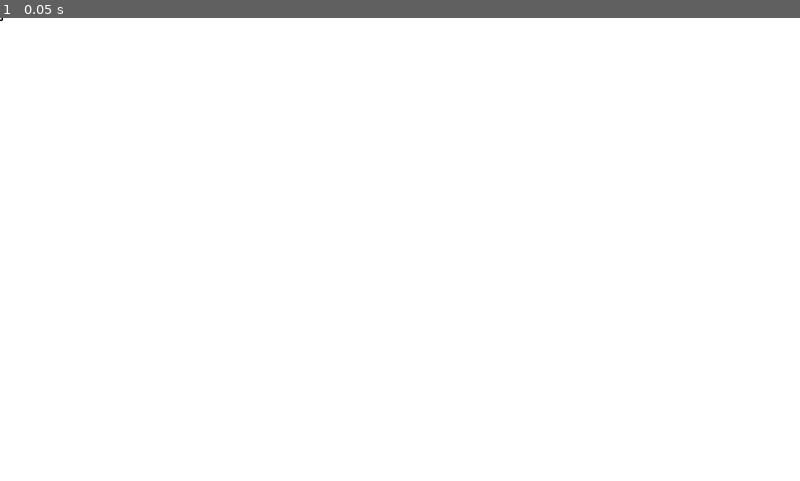
Above: before the commit, frame 1.
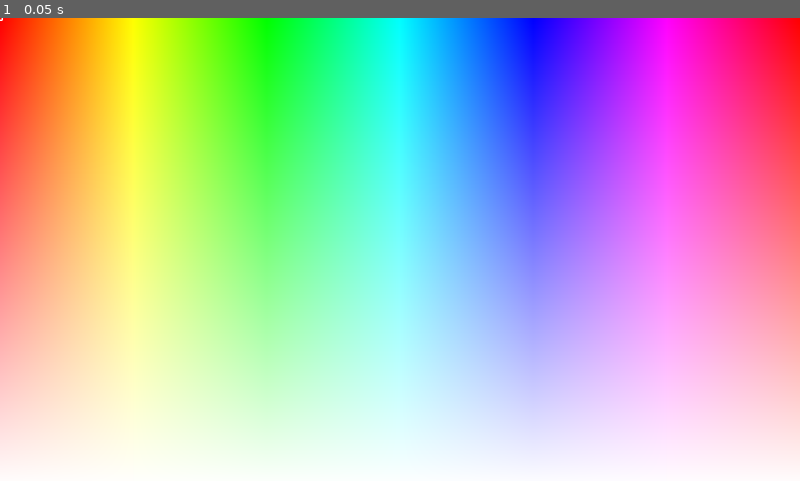
Above: after the commit, the same moment.

Repository: swip3798/BeatNeon
Game: Godot game, scene res://widgets/HueRect.tscn
The game is run twice, just before and just after one commit, with the same random seed, the same clock (stepped at 60 frames per second) and the same inputs. This scene is started directly instead of the project's main scene.
Inputs:
- Up to frame 1 (0.05 s): no input

The runs differ from the first frame. In frame 1, 92% of the frame differs, in the area x 0-100%, y 0-92%.

Commit message:
Changed HueRectShader to visual shader

Diff:
--- a/res/HueRect.shader
+++ /dev/null
@@ -1,13 +0,0 @@
-shader_type canvas_item;
-
-vec3 hsv2rgb(vec3 c)
-{
-    vec4 K = vec4(1.0, 2.0 / 3.0, 1.0 / 3.0, 3.0);
-    vec3 p = abs(fract(c.xxx + K.xyz) * 6.0 - K.www);
-    return c.z * mix(K.xxx, clamp(p - K.xxx, 0.0, 1.0), c.y);
-}
-
-void fragment() {
-	vec3 rgb = hsv2rgb(vec3(UV.x, 1.0 - UV.y, 1.0));
-	COLOR.rgb = rgb;
-}
--- /dev/null
+++ b/res/HueRectShader.tres
@@ -0,0 +1,84 @@
+[gd_resource type="VisualShader" load_steps=6 format=2]
+
+[sub_resource type="VisualShaderNodeVectorFunc" id=1]
+function = 5
+
+[sub_resource type="VisualShaderNodeInput" id=2]
+input_name = "uv"
+
+[sub_resource type="VisualShaderNodeVectorDecompose" id=3]
+
+[sub_resource type="VisualShaderNodeVectorCompose" id=4]
+default_input_values = [ 0, 0.0, 1, 0.0, 2, 1.0 ]
+
+[sub_resource type="VisualShaderNodeScalarOp" id=5]
+default_input_values = [ 0, 1.0, 1, 0.0 ]
+operator = 1
+
+[resource]
+code = "shader_type canvas_item;
+
+
+
+void vertex() {
+// Output:0
+
+}
+
+void fragment() {
+// Input:3
+	vec3 n_out3p0;
+	n_out3p0 = vec3(UV,0.0);
+
+// VectorDecompose:4
+	float n_out4p0;
+	float n_out4p1;
+	float n_out4p2;
+	n_out4p0 = n_out3p0.x;
+	n_out4p1 = n_out3p0.y;
+	n_out4p2 = n_out3p0.z;
+
+// ScalarOp:6
+	float n_in6p0 = 1.00000;
+	float n_out6p0;
+	n_out6p0 = n_in6p0 - n_out4p1;
+
+// VectorCompose:5
+	float n_in5p2 = 1.00000;
+	vec3 n_out5p0;
+	n_out5p0 = vec3( n_out4p0 , n_out6p0 , n_in5p2 );
+
+// VectorFunc:2
+	vec3 n_out2p0;
+	{
+		vec3 c = n_out5p0;
+		vec4 K = vec4(1.0, 2.0 / 3.0, 1.0 / 3.0, 3.0);
+		vec3 p = abs(fract(c.xxx + K.xyz) * 6.0 - K.www);
+		n_out2p0=c.z * mix(K.xxx, clamp(p - K.xxx, 0.0, 1.0), c.y);
+	}
+
+// Output:0
+	COLOR.rgb = n_out2p0;
+
+}
+
+void light() {
+// Output:0
+
+}
+"
+graph_offset = Vector2( 39, -156 )
+mode = 1
+flags/light_only = false
+nodes/fragment/0/position = Vector2( 1000, 160 )
+nodes/fragment/2/node = SubResource( 1 )
+nodes/fragment/2/position = Vector2( 720, 140 )
+nodes/fragment/3/node = SubResource( 2 )
+nodes/fragment/3/position = Vector2( -160, 140 )
+nodes/fragment/4/node = SubResource( 3 )
+nodes/fragment/4/position = Vector2( 0, 140 )
+nodes/fragment/5/node = SubResource( 4 )
+nodes/fragment/5/position = Vector2( 460, 140 )
+nodes/fragment/6/node = SubResource( 5 )
+nodes/fragment/6/position = Vector2( 260, 200 )
+nodes/fragment/connections = PoolIntArray( 2, 0, 0, 0, 3, 0, 4, 0, 4, 0, 5, 0, 4, 1, 6, 1, 6, 0, 5, 1, 5, 0, 2, 0 )
--- a/widgets/HueRect.tscn
+++ b/widgets/HueRect.tscn
@@ -1,47 +1,23 @@
 [gd_scene load_steps=7 format=2]
 
-[ext_resource path="res://widgets/HueRect.gd" type="Script" id=1]
-[ext_resource path="res://res/xor.shader" type="Shader" id=2]
-[ext_resource path="res://res/selector.png" type="Texture" id=3]
-
-[sub_resource type="VisualShader" id=3]
-code = "shader_type canvas_item;
-
-
-
-void vertex() {
-// Output:0
-
-}
-
-void fragment() {
-// Output:0
-
-}
-
-void light() {
-// Output:0
-
-}
-"
-graph_offset = Vector2( -101, -9 )
-mode = 1
-flags/light_only = false
-nodes/fragment/0/position = Vector2( 640, 140 )
+[ext_resource path="res://res/HueRectShader.tres" type="Shader" id=1]
+[ext_resource path="res://widgets/HueRect.gd" type="Script" id=2]
+[ext_resource path="res://res/HueRect.shader" type="Shader" id=3]
+[ext_resource path="res://res/selector.png" type="Texture" id=4]
 
 [sub_resource type="ShaderMaterial" id=1]
-shader = SubResource( 3 )
+shader = ExtResource( 1 )
 
 [sub_resource type="ShaderMaterial" id=2]
-shader = ExtResource( 2 )
+shader = ExtResource( 3 )
 
 [node name="HueRect" type="ColorRect"]
 material = SubResource( 1 )
 anchor_right = 1.0
 anchor_bottom = 1.0
-script = ExtResource( 1 )
+script = ExtResource( 2 )
 
 [node name="Selector" type="Sprite" parent="."]
 material = SubResource( 2 )
-texture = ExtResource( 3 )
+texture = ExtResource( 4 )
 [connection signal="gui_input" from="." to="." method="_on_HueRect_gui_input"]
